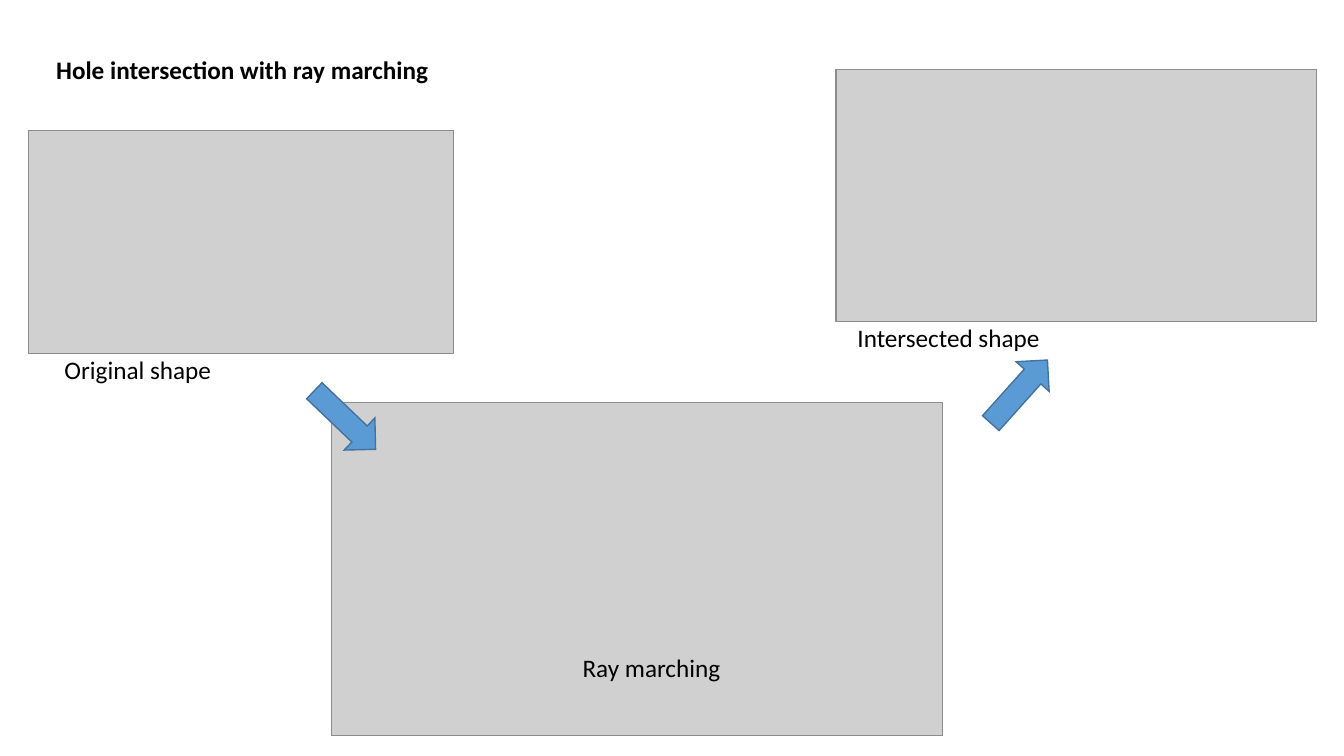
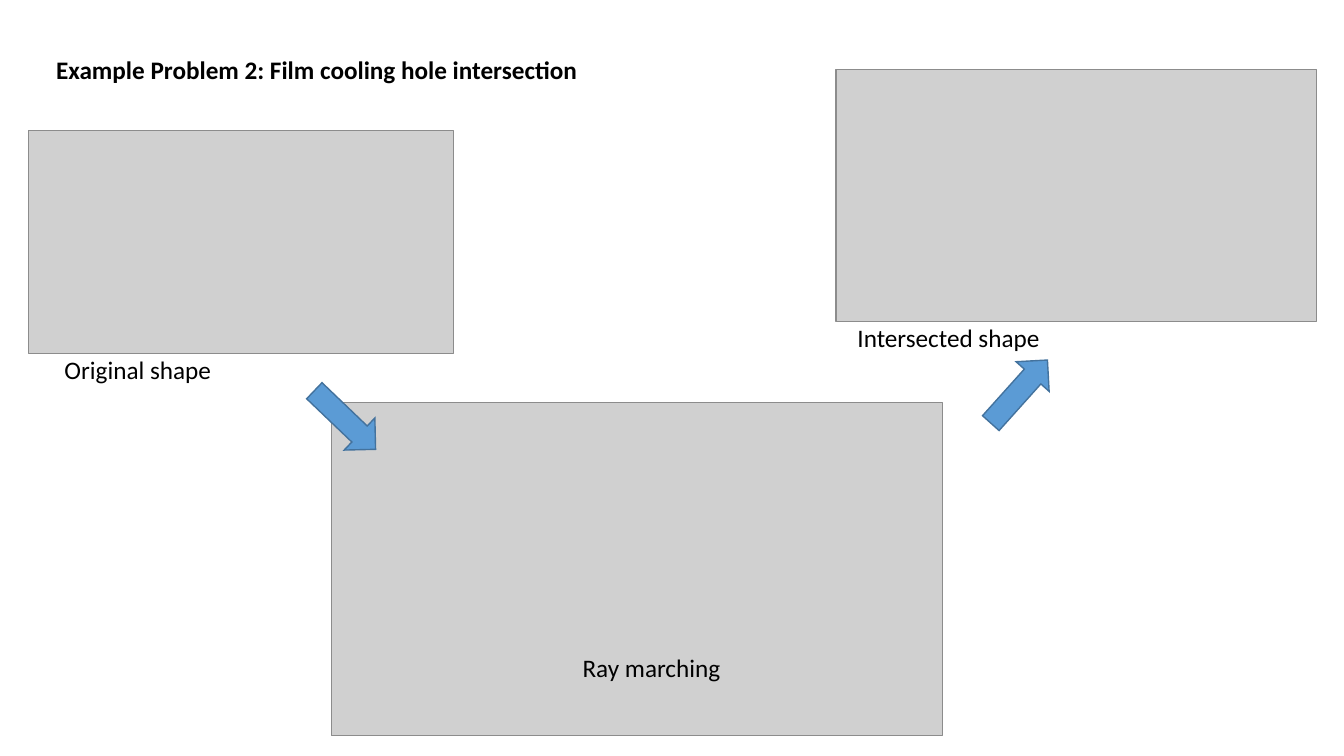
Before and after one commit to boolean-julian/coolinggen_thesis, a slide deck: slide 11 of julianlueken.pptx (slide 12 before the commit). Drawn at 1344x756 pixels with LibreOffice and Linux fonts; fonts in the diff are those of the drawing; grey boxes stand for pictures. Boxes give left, top, right and bottom in pixels: in the first picture for what was removed or moved away, otherwise in the second. Text is boxed around its words. In the diff, an @@ line names an element or a change of style, - is before the commit and + after.

```diff
--- a/julianlueken.pptx
+++ b/julianlueken.pptx
@@ text at [56,61,577,84]: text changed @@
-Hole intersection with ray marching
+Example Problem 2: Film cooling hole intersection
```
Also in this commit, not shown: 12 other slides changed, 6 slides added, 5 slides removed.
